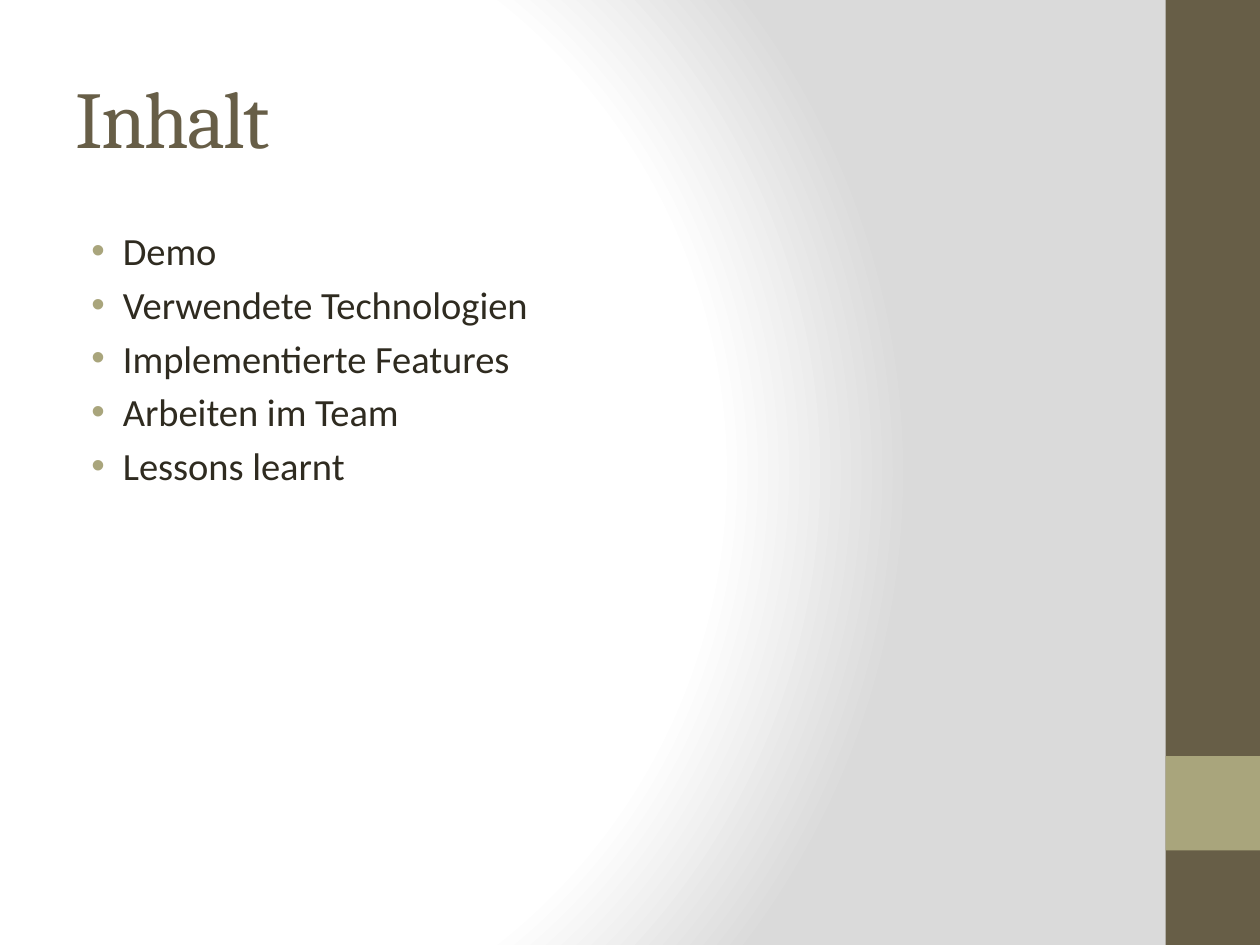
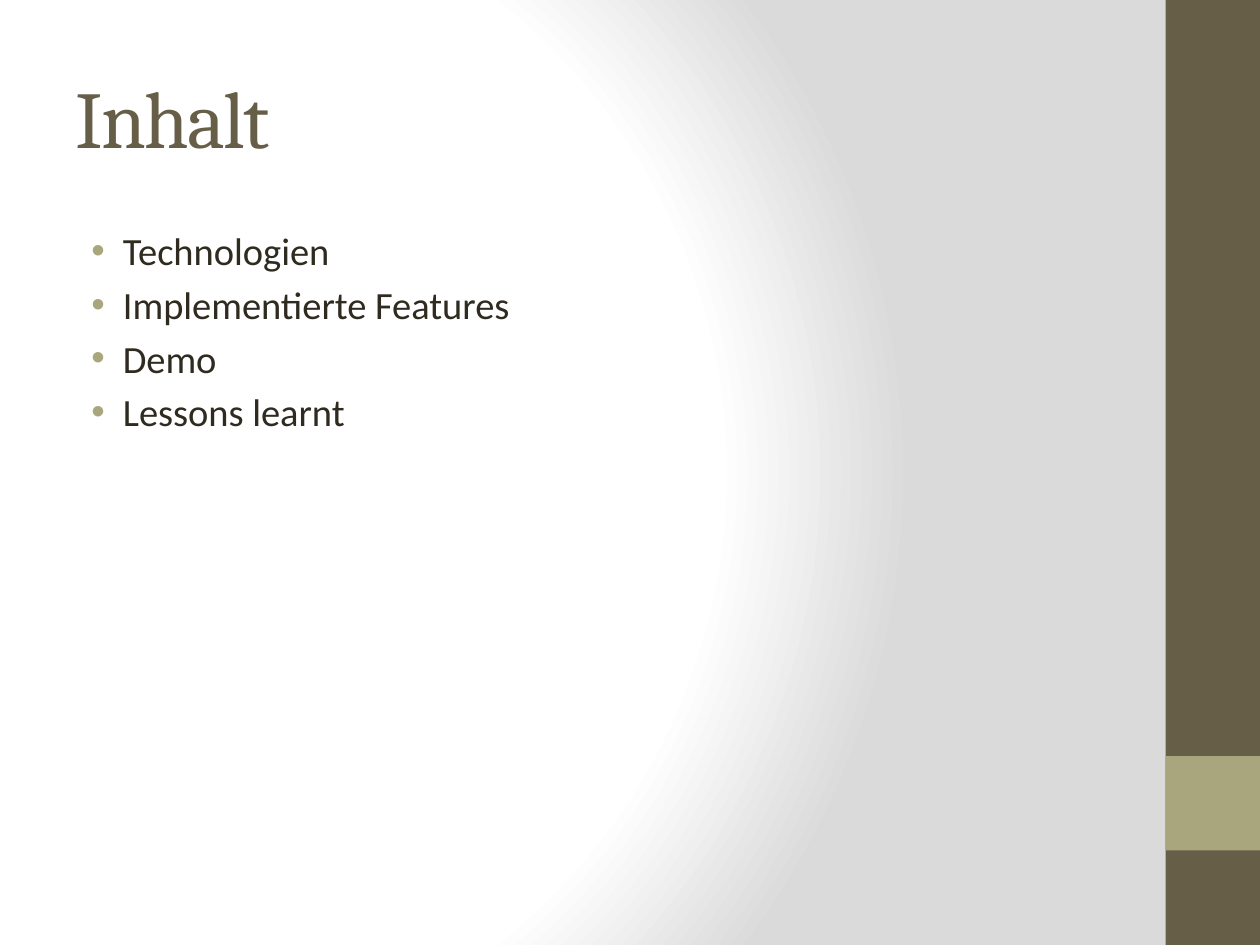
Before and after one commit to kochm8/ch.bfh.bti7054.w2014.p.beerwebshop, a slide deck: slide 2 of doc/Präsentation.pptx. Drawn at 1260x945 pixels with LibreOffice and Linux fonts; fonts in the diff are those of the drawing. Boxes give left, top, right and bottom in pixels: in the first picture for what was removed or moved away, otherwise in the second. Text is boxed around its words. In the diff, an @@ line names an element or a change of style, - is before the commit and + after.

```diff
--- a/doc/Präsentation.pptx
+++ b/doc/Präsentation.pptx
@@ text at (123, 238, 509, 326): paragraphs added @@
+• Technologien
+• Implementierte Features
@@ text at (123, 292, 528, 427): paragraphs removed @@
-• Verwendete Technologien
-• Implementierte Features
-• Arbeiten im Team
```
Also in this commit, not shown: 8 other slides changed, 1 slide removed, 9 other files.
